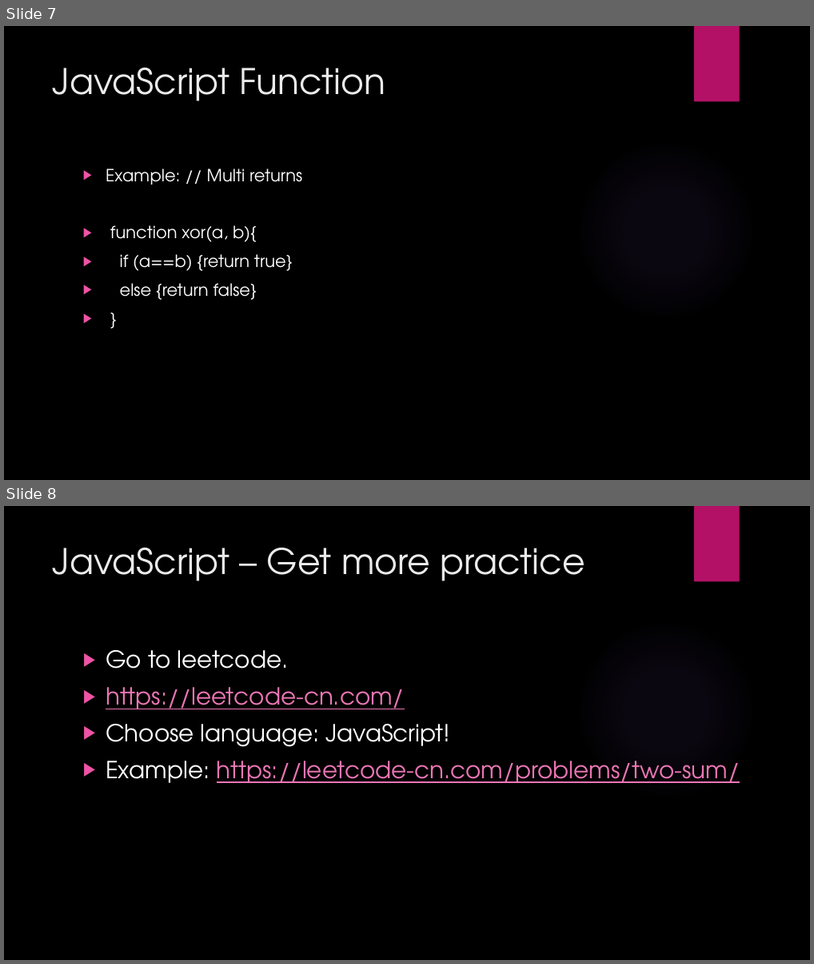
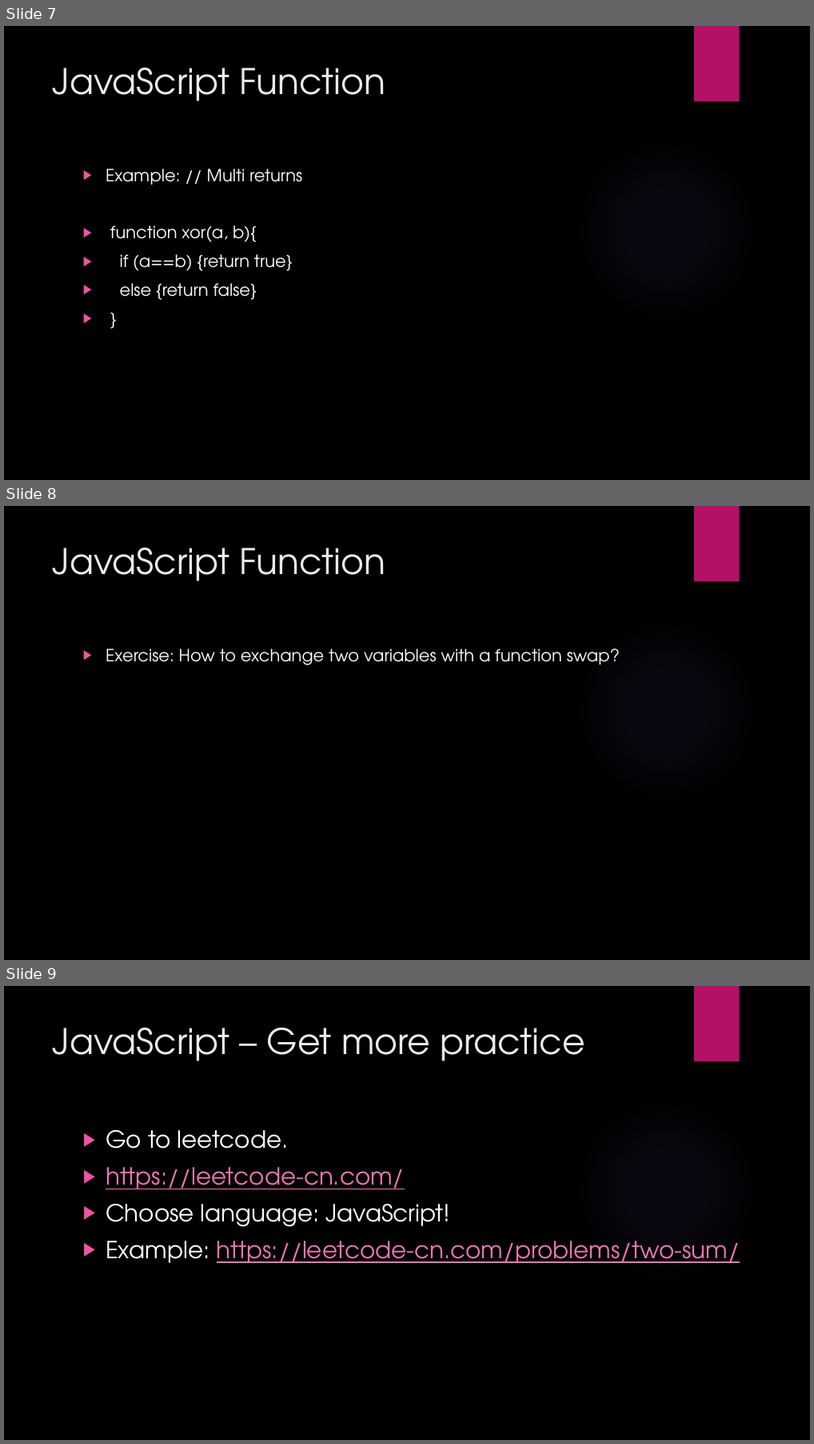
Before and after one commit to PolarisStudio/LGUReact, a slide deck: L4/L4.pptx. Shown one above the other, each under a label of ours: slides 7 and 8 before the commit, slides 7, 8 and 9 after it. The pictures are 814x964 and 814x1444 pixels, drawn with LibreOffice and Linux fonts; fonts in the diff are those of the drawing; background and template pictures are left out. Boxes give left, top, right and bottom in pixels: in the first picture for what was removed or moved away, otherwise in the second. Text is boxed around its words. In the diff, an @@ line names an element or a change of style, - is before the commit and + after.

```diff
--- a/L4/L4.pptx
+++ b/L4/L4.pptx
@@ slide 8 added at bbox=[4, 506, 810, 960], background picture (left out); not listed: 2 template elements that a slide beside it also shows @@
@@ title added at bbox=[53, 548, 386, 581], 42 pt, text #EBEBEB @@
+JavaScript Function
@@ text added at bbox=[106, 648, 620, 665], 20 pt, text #FFFFFF @@
+▶ Exercise: How to exchange two variables with a function swap?
@@ what was slide 8 is now slide 9 @@
```
Also in this commit, not shown: 1 slide changed.
